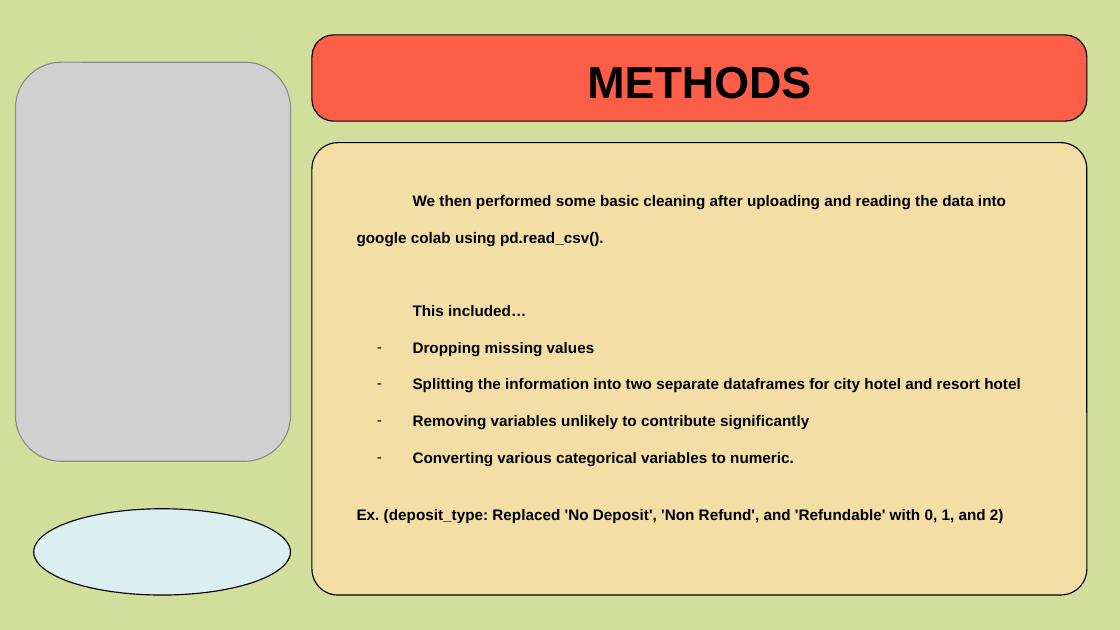
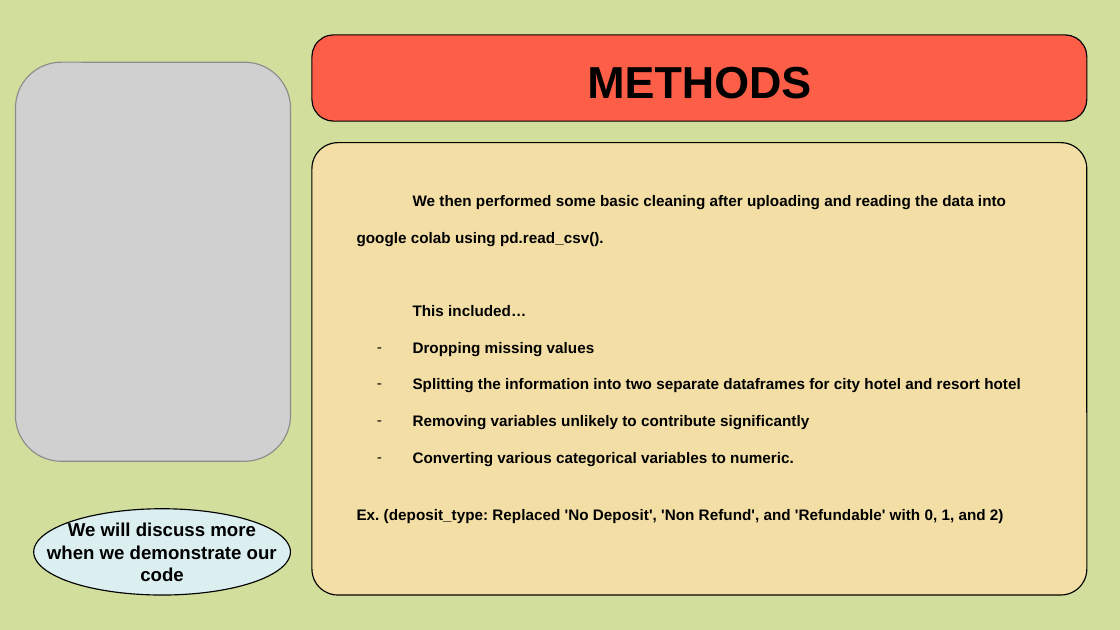
Before and after one commit to AubreyKranz/DataScience, a slide deck: slide 5 of reports/part 4/PROJECT OVERVIEW.pptx. Drawn at 1120x630 pixels with LibreOffice and Linux fonts; fonts in the diff are those of the drawing; grey boxes stand for pictures. Boxes give left, top, right and bottom in pixels: in the first picture for what was removed or moved away, otherwise in the second. Text is boxed around its words. In the diff, an @@ line names an element or a change of style, - is before the commit and + after.

```diff
--- a/reports/part 4/PROJECT OVERVIEW.pptx
+++ b/reports/part 4/PROJECT OVERVIEW.pptx
@@ subtitle added at [47, 522, 277, 581], 12 pt, text #000000, bold @@
+We will discuss more when we demonstrate our code
```
Also in this commit, not shown: 6 other slides changed, 2 slides added, 1 slide removed, 2 other files.
